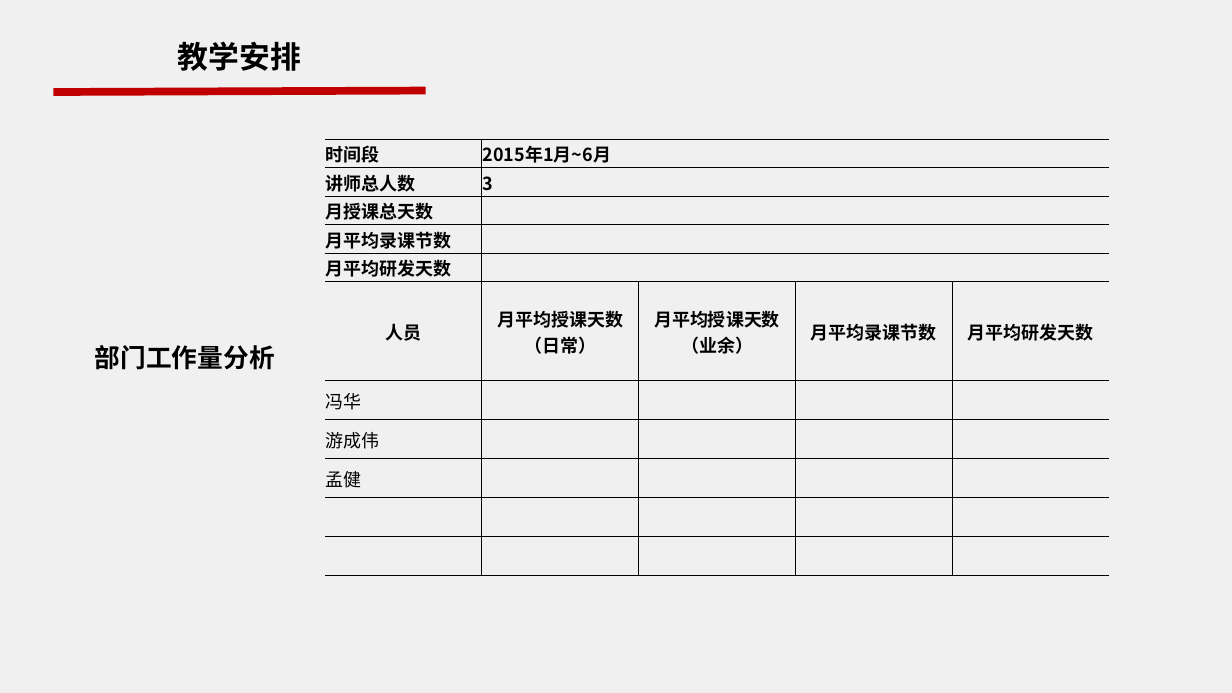
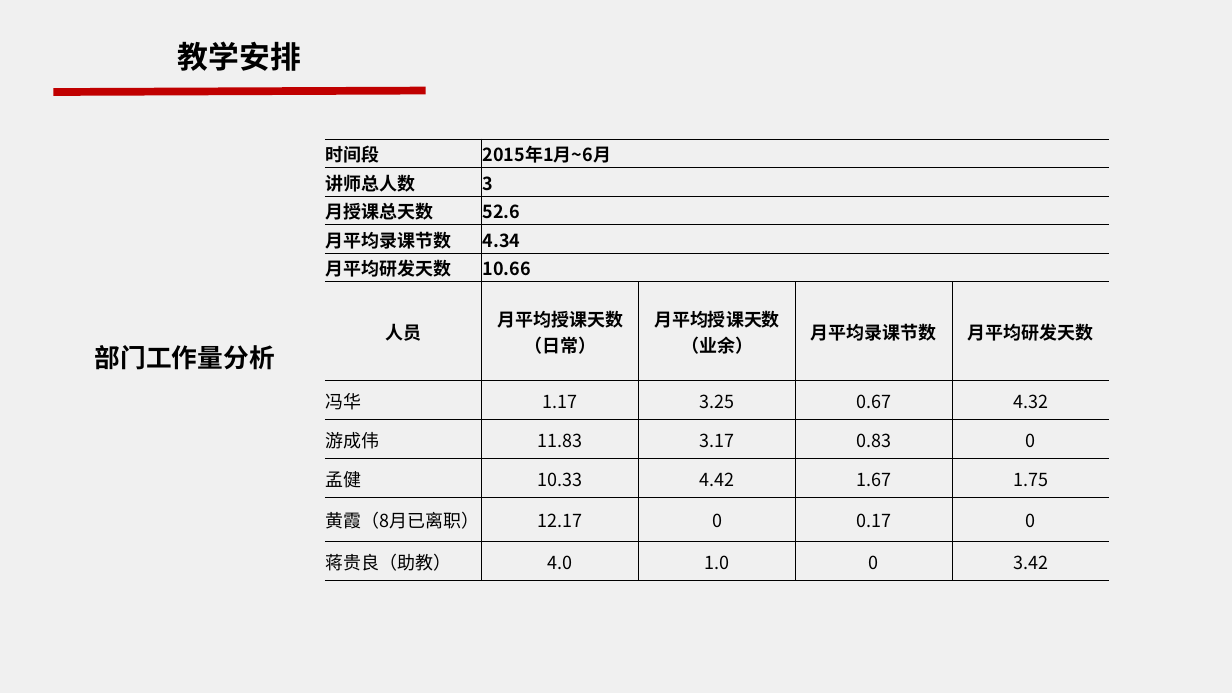
Before and after one commit to work-2015/work, a slide deck: slide 7 of 2015年中工作会/2015集团教学总监年中工作会_ESD_冯华.pptx. Drawn at 1232x693 pixels with LibreOffice and Linux fonts; fonts in the diff are those of the drawing; background and template pictures are left out. Boxes give left, top, right and bottom in pixels: in the first picture for what was removed or moved away, otherwise in the second. Text is boxed around its words. In the diff, an @@ line names an element or a change of style, - is before the commit and + after.

Commit message:
年中工作会总结加入课时统计

```diff
--- a/2015年中工作会/2015集团教学总监年中工作会_ESD_冯华.pptx
+++ b/2015年中工作会/2015集团教学总监年中工作会_ESD_冯华.pptx
@@ table at box(325, 140, 1111, 576) @@
-row 3, column 2: 
+row 3, column 2: 52.6
-row 4, column 2: 
+row 4, column 2: 4.34
-row 5, column 2: 
+row 5, column 2: 10.66
-row 7: 冯华 |  |  |  | 
+row 7: 冯华 | 1.17 | 3.25 | 0.67 | 4.32
-row 8: 游成伟 |  |  |  | 
+row 8: 游成伟 | 11.83 | 3.17 | 0.83 | 0
-row 9: 孟健 |  |  |  | 
+row 9: 孟健 | 10.33 | 4.42 | 1.67 | 1.75
-row 10:  |  |  |  | 
+row 10: 黄霞（8月已离职） | 12.17 | 0 | 0.17 | 0
-row 11:  |  |  |  | 
+row 11: 蒋贵良（助教） | 4.0 | 1.0 | 0 | 3.42
```
